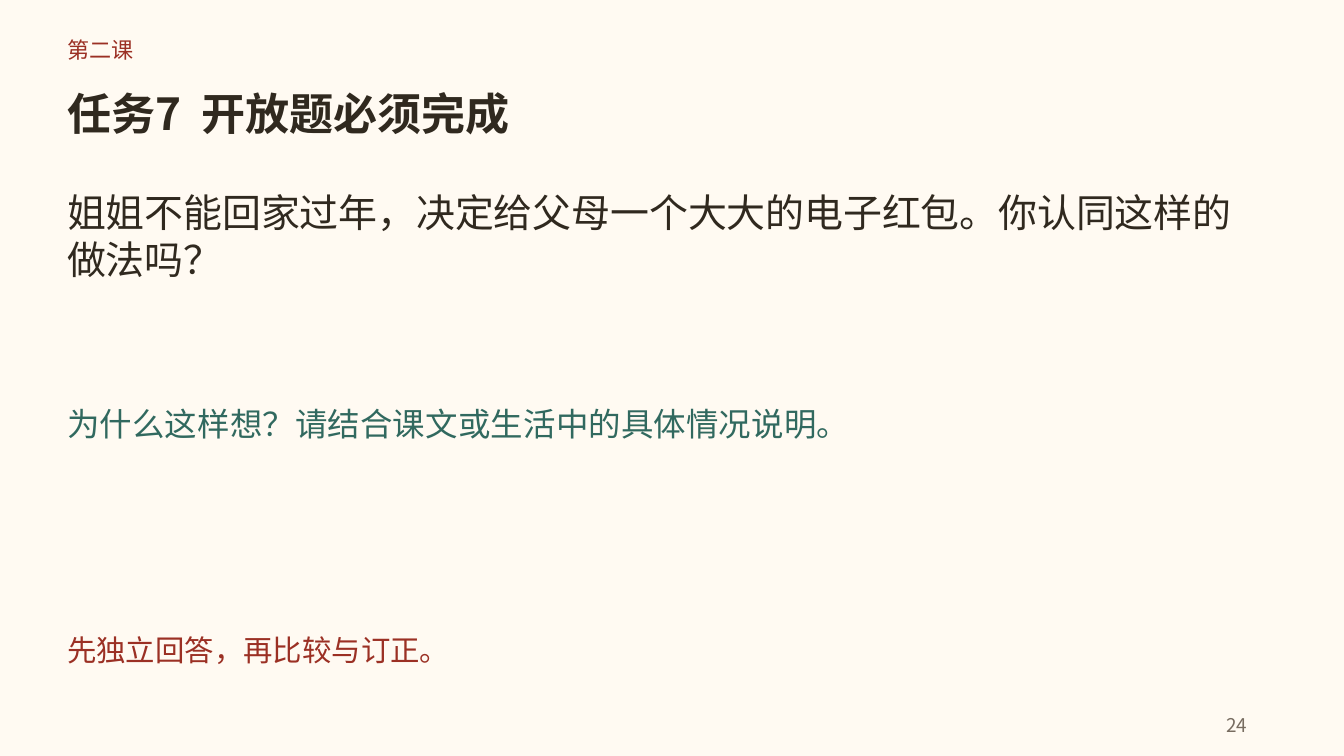
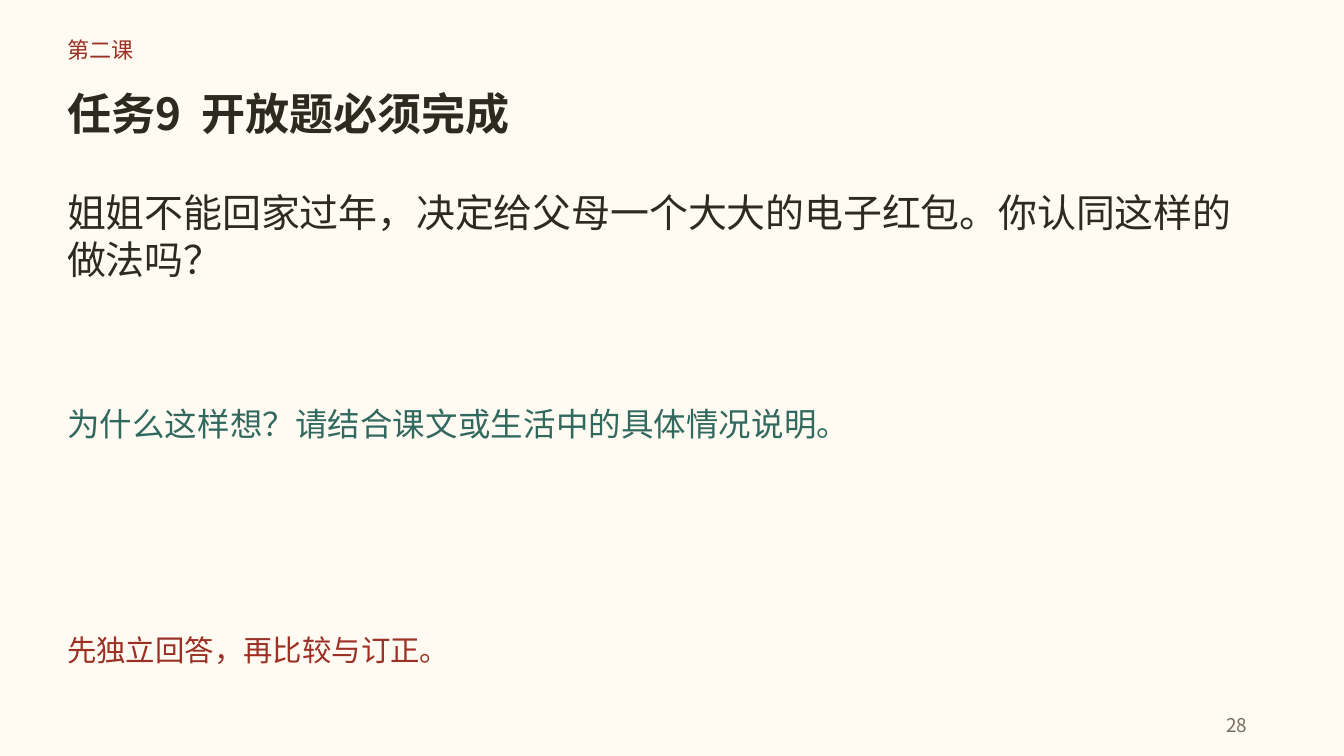
Before and after one commit to lf9675/huawentong-home, a slide deck: slide 28 of du/textbook/1hcl/unit2/tuanyuanfan/downloads/tuanyuanfan-teaching.pptx (slide 24 before the commit). Drawn at 1344x756 pixels with LibreOffice and Linux fonts; fonts in the diff are those of the drawing. Boxes give left, top, right and bottom in pixels: in the first picture for what was removed or moved away, otherwise in the second. Text is boxed around its words. In the diff, an @@ line names an element or a change of style, - is before the commit and + after.

```diff
--- a/du/textbook/1hcl/unit2/tuanyuanfan/downloads/tuanyuanfan-teaching.pptx
+++ b/du/textbook/1hcl/unit2/tuanyuanfan/downloads/tuanyuanfan-teaching.pptx
@@ text at (x1=67, y1=92, x2=509, y2=135): text changed @@
-任务7 开放题必须完成
+任务9 开放题必须完成
@@ text at (x1=1226, y1=718, x2=1247, y2=732): text changed @@
-24
+28
```
Also in this commit, not shown: 18 other slides changed, 5 slides added, 1 slide removed, 37 other files.
